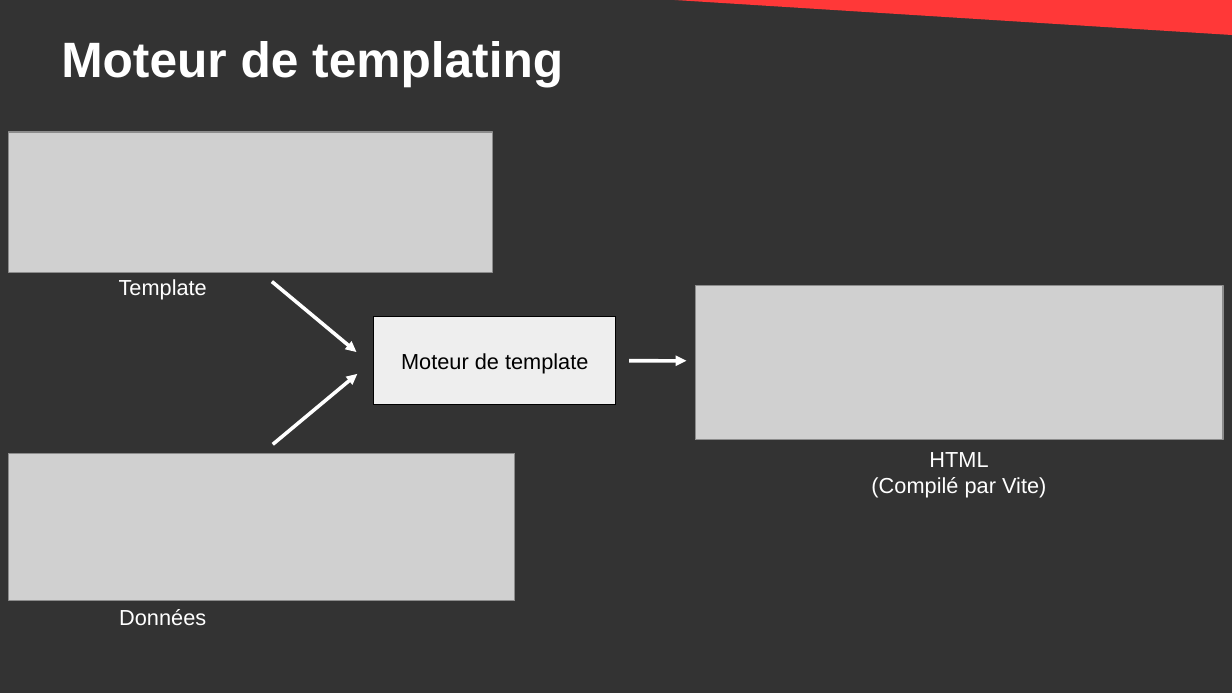
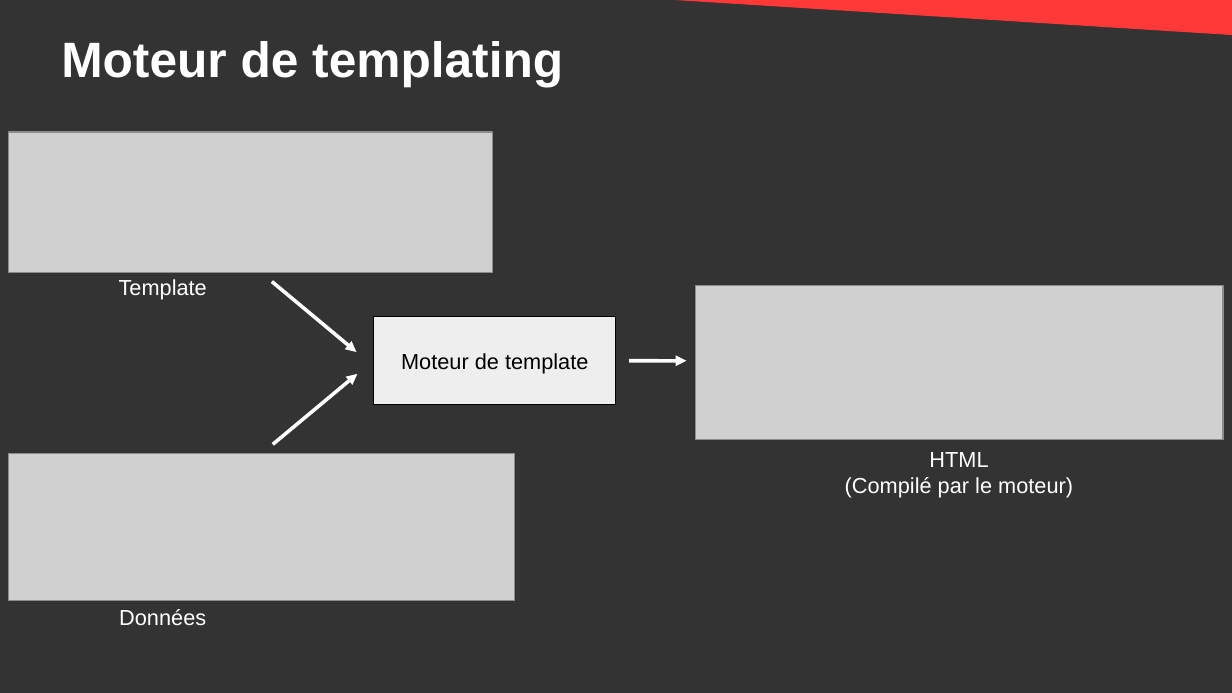
Before and after one commit to DanYellow/cours, a slide deck: slide 30 of developpement-front-s5/travaux-pratiques/numero-4/presentation.odp. Drawn at 1232x693 pixels with LibreOffice and Linux fonts; fonts in the diff are those of the drawing; grey boxes stand for pictures. Boxes give left, top, right and bottom in pixels: in the first picture for what was removed or moved away, otherwise in the second. Text is boxed around its words. In the diff, an @@ line names an element or a change of style, - is before the commit and + after.

```diff
--- a/developpement-front-s5/travaux-pratiques/numero-4/presentation.odp
+++ b/developpement-front-s5/travaux-pratiques/numero-4/presentation.odp
@@ text at (845,477,1073,498): text changed @@
-(Compilé par Vite)
+(Compilé par le moteur)
```
Also in this commit, not shown: 8 other slides changed, 1 slide added, 3 other files.
